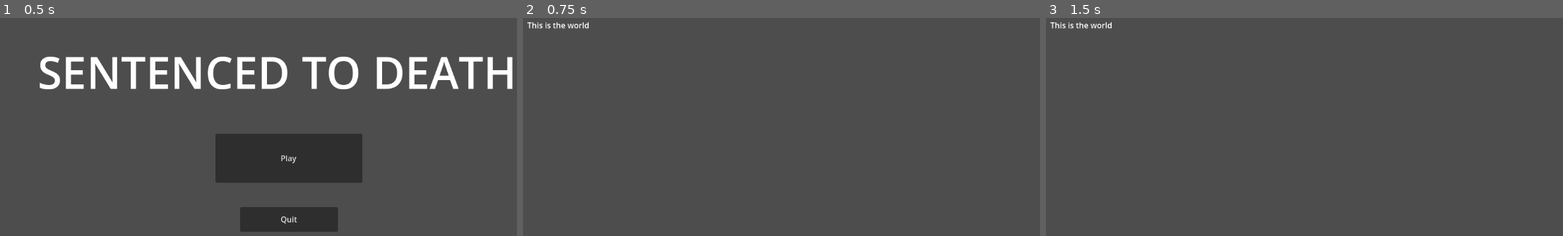
Above: before the commit, frames 1-3 (left to right).
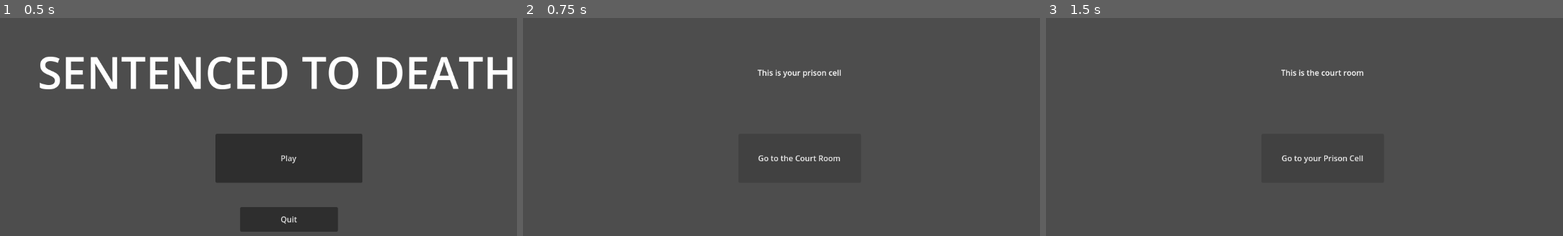
Above: after the commit, the same moments.

Repository: OzPanDrake/GAM20001_a2
Game: Godot game, scene res://main.tscn
Two runs of this game, one before a commit and one after it. Both use one fixed random seed, a clock stepped at 60 frames per second and the inputs below.
Inputs (mouse positions are in pixels of both pictures, inside the frame that each line leads up to):
- Up to frame 1 (0.5 s): no input
- Up to frame 2 (0.75 s): click "Play" at 0.5 s
- Up to frame 3 (1.5 s): click (1325, 157) at 1.25 s, where only the run after the commit has a clickable "Go to the Court Room"

Frame 1 is identical in both runs. In frame 2, 0.6% of the frame differs, in the area x 0-62%, y 1-66%; in frame 3, 0.6%.

Commit message:
added cell and court scene
added prison cell and court room scene with label and button to switch between both

Diff:
--- /dev/null
+++ b/game/cell.gd
@@ -0,0 +1,6 @@
+extends Node2D
+
+
+
+func _on_court_button_pressed():
+	get_tree().change_scene_to_file("res://court.tscn")
--- /dev/null
+++ b/game/cell.tscn
@@ -0,0 +1,25 @@
+[gd_scene load_steps=2 format=3 uid="uid://b4fryjdrmcjyu"]
+
+[ext_resource type="Script" path="res://cell.gd" id="1_xqf7n"]
+
+[node name="World" type="Node2D"]
+script = ExtResource("1_xqf7n")
+
+[node name="Label" type="Label" parent="."]
+offset_left = 450.0
+offset_top = 100.0
+offset_right = 700.0
+offset_bottom = 150.0
+text = "This is your prison cell"
+horizontal_alignment = 1
+vertical_alignment = 1
+
+[node name="CourtButton" type="Button" parent="."]
+offset_left = 450.0
+offset_top = 250.0
+offset_right = 700.0
+offset_bottom = 350.0
+text = "Go to the Court Room
+"
+
+[connection signal="pressed" from="CourtButton" to="." method="_on_court_button_pressed"]
--- /dev/null
+++ b/game/court.gd
@@ -0,0 +1,6 @@
+extends Node2D
+
+
+
+func _on_cell_button_pressed():
+	get_tree().change_scene_to_file("res://cell.tscn")
--- /dev/null
+++ b/game/court.tscn
@@ -0,0 +1,24 @@
+[gd_scene load_steps=2 format=3 uid="uid://dd4oehs5lcnfs"]
+
+[ext_resource type="Script" path="res://court.gd" id="1_3y721"]
+
+[node name="Court" type="Node2D"]
+script = ExtResource("1_3y721")
+
+[node name="Label" type="Label" parent="."]
+offset_left = 450.0
+offset_top = 100.0
+offset_right = 700.0
+offset_bottom = 150.0
+text = "This is the court room"
+horizontal_alignment = 1
+vertical_alignment = 1
+
+[node name="CellButton" type="Button" parent="."]
+offset_left = 450.0
+offset_top = 250.0
+offset_right = 700.0
+offset_bottom = 350.0
+text = "Go to your Prison Cell"
+
+[connection signal="pressed" from="CellButton" to="." method="_on_cell_button_pressed"]
--- a/game/main.gd
+++ b/game/main.gd
@@ -1,10 +1,9 @@
 extends Node2D
-
-
 
 func _on_quit_button_pressed():
 	get_tree().quit()
 
 
+
 func _on_play_button_pressed():
-	get_tree().change_scene_to_file("res://world.tscn")
+	get_tree().change_scene_to_file("res://cell.tscn")
--- a/game/world.tscn
+++ /dev/null
@@ -1,11 +0,0 @@
-[gd_scene format=3 uid="uid://b4fryjdrmcjyu"]
-
-[node name="World" type="Node2D"]
-
-[node name="Label" type="Label" parent="."]
-offset_left = 19.0
-offset_top = 16.0
-offset_right = 233.0
-offset_bottom = 68.0
-text = "This is the world
-"
